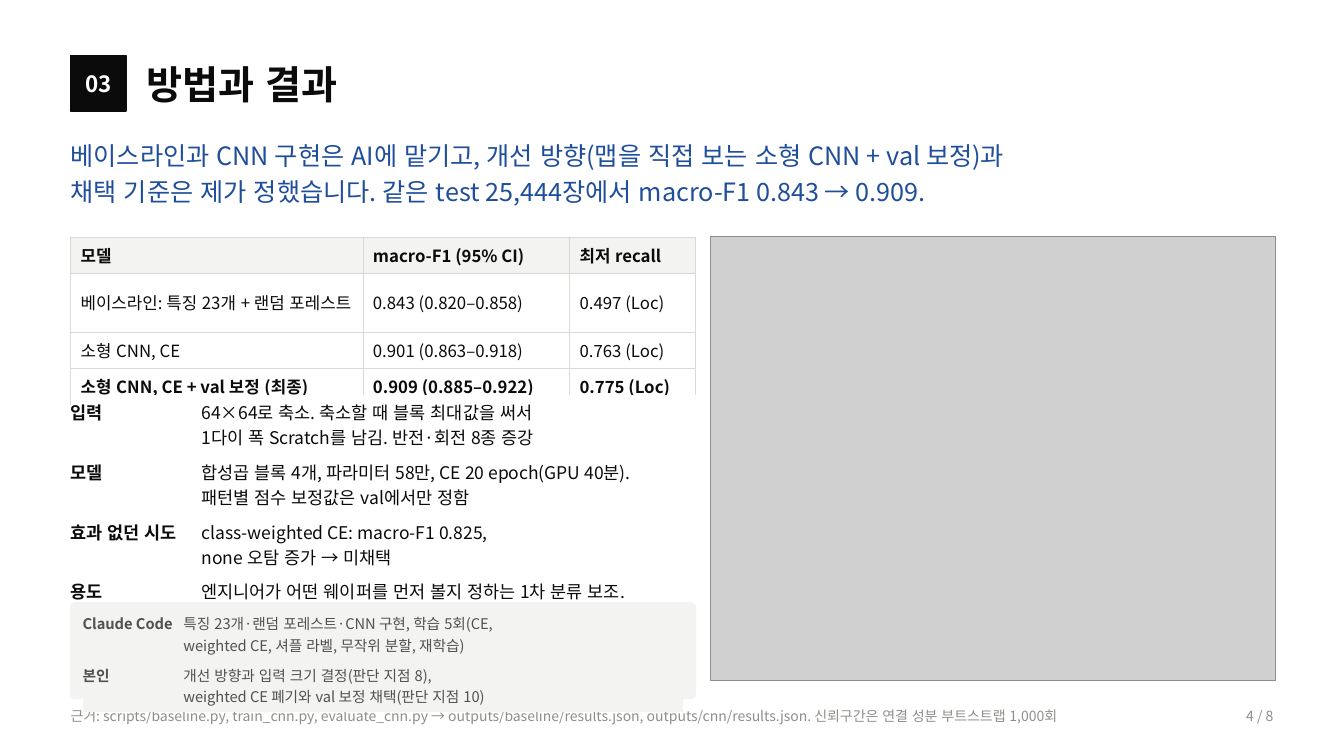
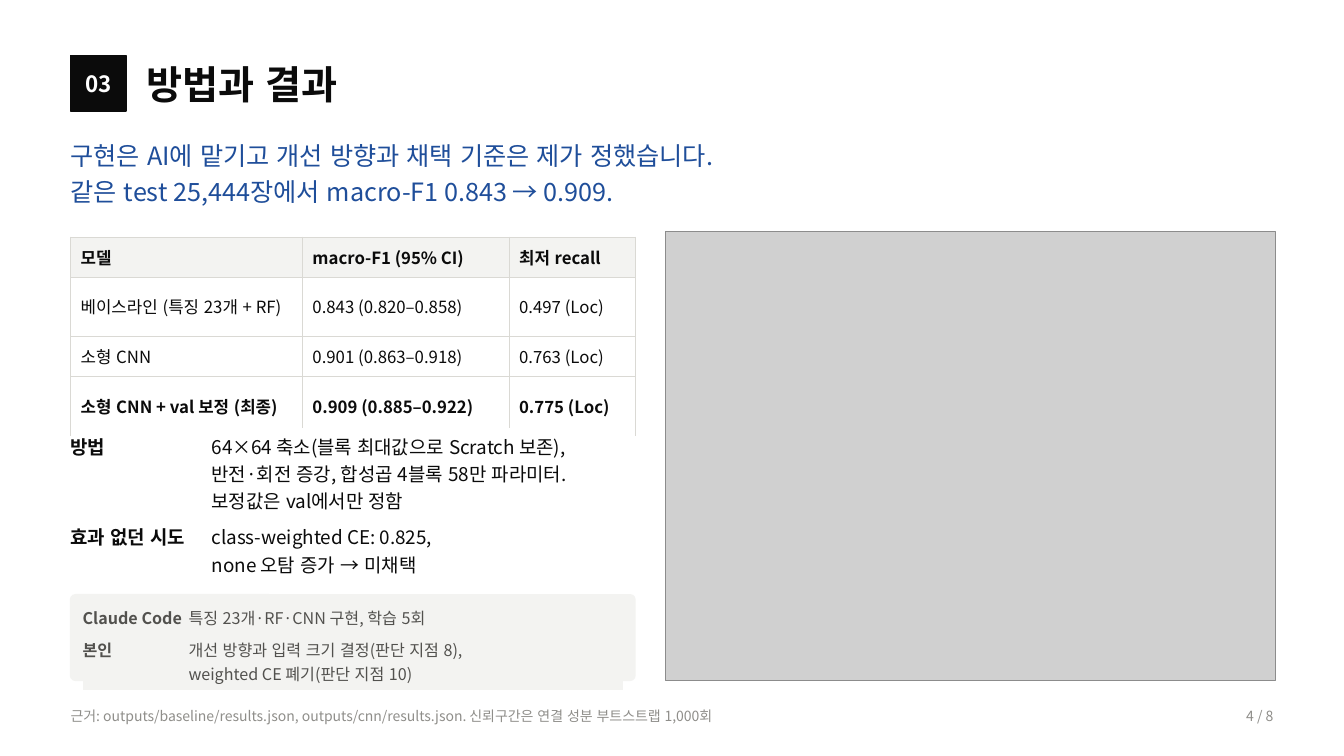
Before and after one commit to sl2ver/wm811k-wafer-defect-classification, a slide deck: slide 4 of portfolio/portfolio.pptx. Drawn at 1344x756 pixels with LibreOffice and Linux fonts; fonts in the diff are those of the drawing; grey boxes stand for pictures. Boxes give left, top, right and bottom in pixels: in the first picture for what was removed or moved away, otherwise in the second. Text is boxed around its words. In the diff, an @@ line names an element or a change of style, - is before the commit and + after.

```diff
--- a/portfolio/portfolio.pptx
+++ b/portfolio/portfolio.pptx
@@ text at (71, 144, 713, 206): text changed @@
-베이스라인과 CNN 구현은 AI에 맡기고, 개선 방향(맵을 직접 보는 소형 CNN + val 보정)과
-채택 기준은 제가 정했습니다. 같은 test 25,444장에서 macro-F1 0.843 → 0.909.
+구현은 AI에 맡기고 개선 방향과 채택 기준은 제가 정했습니다.
+같은 test 25,444장에서 macro-F1 0.843 → 0.909.
@@ table at (71, 237, 635, 421) @@
-row 2, column 1: 베이스라인: 특징 23개 + 랜덤 포레스트
+row 2, column 1: 베이스라인 (특징 23개 + RF)
-row 3, column 1: 소형 CNN, CE
+row 3, column 1: 소형 CNN
-row 4, column 1: 소형 CNN, CE + val 보정 (최종)
+row 4, column 1: 소형 CNN + val 보정 (최종)
@@ table: place and size @@
-table at (71, 237, 696, 399)
+table at (71, 237, 635, 421)
@@ picture: place and size @@
-picture at (711, 237, 1275, 681)
+picture at (665, 232, 1275, 681)
@@ table at (71, 429, 635, 578) @@
-row 1: 입력 | 64×64로 축소. 축소할 때 블록 최대값을 써서 1다이 폭 Scratch를 남김. 반전·회전 8종 증강
-row 2: 모델 | 합성곱 블록 4개, 파라미터 58만, CE 20 epoch(GPU 40분). 패턴별 점수 보정값은 val에서만 정함
-row 3: 효과 없던 시도 | class-weighted CE: macro-F1 0.825, none 오탐 증가 → 미채택
-row 4: 용도 | 엔지니어가 어떤 웨이퍼를 먼저 볼지 정하는 1차 분류 보조. 자동 폐기 판정에는 부적합
+row 1: 방법 | 64×64 축소(블록 최대값으로 Scratch 보존), 반전·회전 증강, 합성곱 4블록 58만 파라미터. 보정값은 val에서만 정함
+row 2: 효과 없던 시도 | class-weighted CE: 0.825, none 오탐 증가 → 미채택
@@ table: place and size @@
-table at (71, 395, 696, 709)
+table at (71, 429, 635, 578)
@@ rounded rectangle: place and size @@
-rounded rectangle at (71, 603, 696, 699)
+rounded rectangle at (71, 595, 635, 681)
@@ rounded rectangle at (71, 595, 635, 681): proportions changed @@
@@ table at (83, 602, 623, 703) @@
-row 1, column 2: 특징 23개·랜덤 포레스트·CNN 구현, 학습 5회(CE, weighted CE, 셔플 라벨, 무작위 분할, 재학습)
+row 1, column 2: 특징 23개·RF·CNN 구현, 학습 5회
-row 2, column 2: 개선 방향과 입력 크기 결정(판단 지점 8), weighted CE 폐기와 val 보정 채택(판단 지점 10)
+row 2, column 2: 개선 방향과 입력 크기 결정(판단 지점 8), weighted CE 폐기(판단 지점 10)
@@ size 10.5 to 11.5 pt in "Claude Code", "본인" @@
@@ table: place and size @@
-table at (83, 609, 684, 710)
+table at (83, 602, 623, 703)
@@ text at (71, 709, 713, 725): text changed @@
-근거: scripts/baseline.py, train_cnn.py, evaluate_cnn.py → outputs/baseline/results.json, outputs/cnn/results.json. 신뢰구간은 연결 성분 부트스트랩 1,000회
+근거: outputs/baseline/results.json, outputs/cnn/results.json. 신뢰구간은 연결 성분 부트스트랩 1,000회
```
Also in this commit, not shown: 6 other slides changed, 15 other files.
